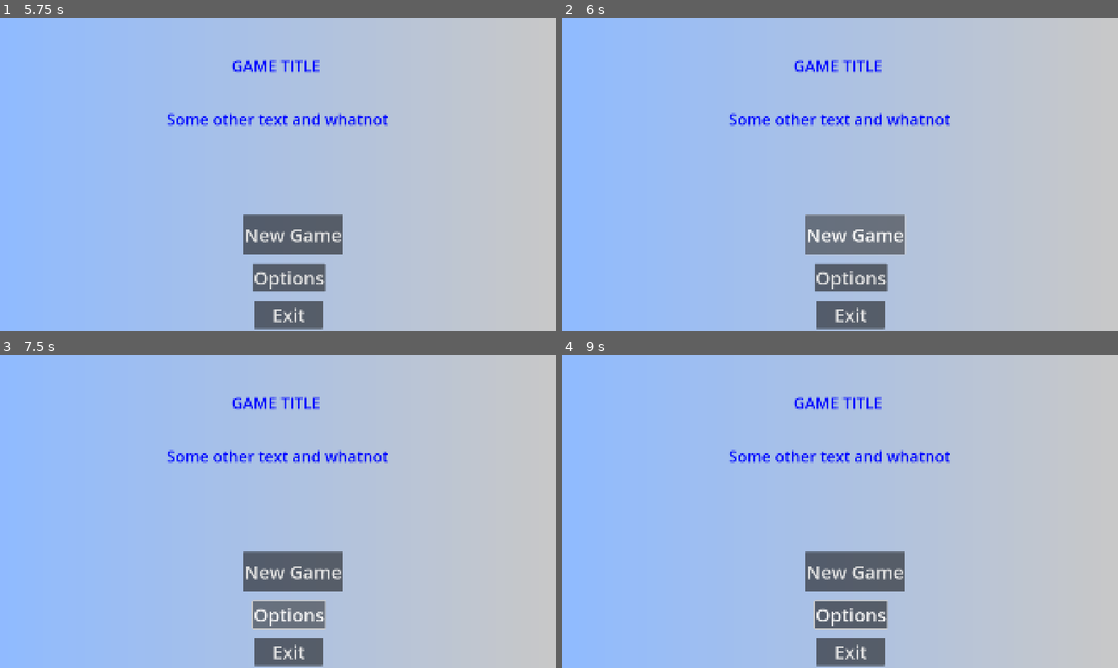
Above: before the commit, frames 1-4 (two rows, left to right).
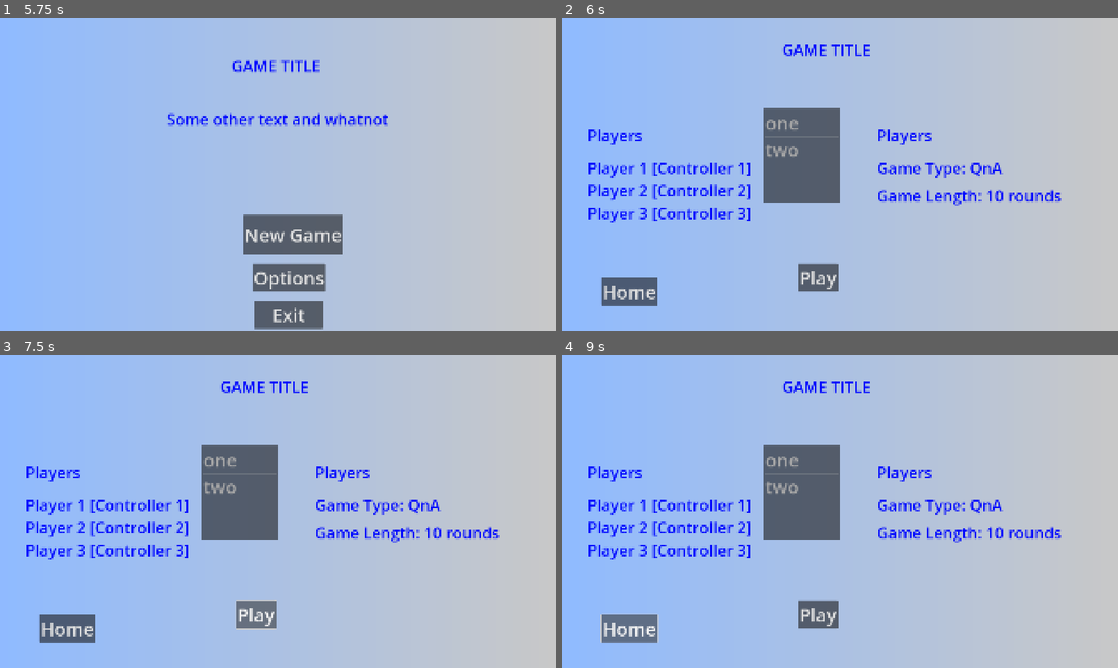
Above: after the commit, the same moments.

Repository: nerraf-dev/nutcase-knockoff
Game: Godot game, scene res://scenes/screens/main.tscn
Two runs of this game, one before a commit and one after it. Both use one fixed random seed, a clock stepped at 60 frames per second and the inputs below.
Inputs (mouse positions are in pixels of both pictures, inside the frame that each line leads up to):
- Up to frame 1 (5.75 s): tap Enter at 0.5, 2, 3.5 s; move the mouse to (400, 158) at 0.52 s; click (400, 158) at 0.67 s; tap Space at 0.77, 1.25, 1.52, 2.75, 3.02, 3.77, 4.25, 4.52 s; move the mouse to (166, 190) at 1.27 s; click (166, 190) at 1.42 s; move the mouse to (333, 105) at 2.02 s; click (333, 105) at 2.17 s; move the mouse to (250, 237) at 2.77 s; click (250, 237) at 2.92 s; move the mouse to (444, 221) at 3.52 s; click (444, 221) at 3.67 s; move the mouse to (111, 127) at 4.27 s; click (111, 127) at 4.42 s; move the mouse to (305, 174) at 5.02 s; click (305, 174) at 5.17 s
- Up to frame 2 (6 s): click "New Game" at 5.75 s
- Up to frame 3 (7.5 s): click (294, 570) at 6.5 s, where only the run before the commit has a clickable "New Game"; click (255, 614) at 7.25 s, where only the run after the commit has a clickable "Play"
- Up to frame 4 (9 s): click (817, 614) at 8 s, where only the run after the commit has a clickable "Play"; click (628, 627) at 8.75 s, where only the run after the commit has a clickable "Home"

Frame 1 is identical in both runs. In frame 2, 14% of the frame differs, in the area x 4-90%, y 8-100%; in frame 3, 14%; in frame 4, 14%.

Commit message:
Refactor game initialization and scene management; add ItemList to GameInit and cleanup current scene logic

Diff:
--- a/nutcase-knockoff/scenes/screens/game_init.gd
+++ b/nutcase-knockoff/scenes/screens/game_init.gd
@@ -1 +1,23 @@
 extends Node2D
+
+signal game_init_complete
+
+func _ready() -> void:
+    print("GameInit scene ready")
+    # The screen lets the player pick the number of players and what type of game.
+    #  For now,
+    #   - 3 players
+    #   - Q n A type game
+    #   - 10 rounds
+
+    # Values will coem from selectors on the UI
+
+    game_init_complete.emit()
+
+func _initialize_players() -> void:
+    PlayerManager.add_player("Alice")
+    PlayerManager.add_player("Bob")
+    PlayerManager.add_player("Charlie")
+    print("Players initialized: ")
+    for player in PlayerManager.players:
+        print("- %s (ID: %s)" % [player.name, player.id])
--- a/nutcase-knockoff/scenes/screens/game_init.tscn
+++ b/nutcase-knockoff/scenes/screens/game_init.tscn
@@ -21,6 +21,19 @@
 offset_bottom = 1080.0
 texture = SubResource("GradientTexture2D_0jira")
 
+[node name="ItemList" type="ItemList" parent="."]
+offset_left = 696.0
+offset_top = 312.0
+offset_right = 960.0
+offset_bottom = 640.0
+theme_override_font_sizes/font_size = 64
+allow_reselect = true
+auto_width = true
+auto_height = true
+item_count = 2
+item_0/text = "one"
+item_1/text = "two"
+
 [node name="Title" type="Label" parent="."]
 offset_left = 760.0
 offset_top = 72.0
@@ -36,7 +49,7 @@
 offset_bottom = 40.0
 
 [node name="Players" type="Label" parent="Container"]
-layout_mode = 2
+layout_mode = 0
 offset_left = 88.0
 offset_top = 368.0
 offset_right = 404.0
@@ -45,7 +58,7 @@
 label_settings = SubResource("LabelSettings_nhm8p")
 
 [node name="GridContainer" type="GridContainer" parent="Container"]
-layout_mode = 2
+layout_mode = 0
 offset_left = 88.0
 offset_top = 480.0
 offset_right = 277.0
@@ -61,6 +74,11 @@
 text = "Player 2 [Controller 2]"
 label_settings = SubResource("LabelSettings_nhm8p")
 
+[node name="PlayerRow3" type="Label" parent="Container/GridContainer"]
+layout_mode = 2
+text = "Player 3 [Controller 3]"
+label_settings = SubResource("LabelSettings_nhm8p")
+
 [node name="Control" type="Control" parent="."]
 layout_mode = 3
 anchors_preset = 0
@@ -68,7 +86,7 @@
 offset_bottom = 40.0
 
 [node name="GameSettings" type="Label" parent="Control"]
-layout_mode = 2
+layout_mode = 0
 offset_left = 1088.0
 offset_top = 368.0
 offset_right = 1404.0
@@ -77,7 +95,7 @@
 label_settings = SubResource("LabelSettings_nhm8p")
 
 [node name="GameType" type="Label" parent="Control"]
-layout_mode = 2
+layout_mode = 0
 offset_left = 1088.0
 offset_top = 480.0
 offset_right = 1404.0
@@ -86,7 +104,7 @@
 label_settings = SubResource("LabelSettings_nhm8p")
 
 [node name="GameLength" type="Label" parent="Control"]
-layout_mode = 2
+layout_mode = 0
 offset_left = 1088.0
 offset_top = 576.0
 offset_right = 1725.0
--- a/nutcase-knockoff/scenes/screens/main.gd
+++ b/nutcase-knockoff/scenes/screens/main.gd
@@ -35,9 +35,10 @@
 
 func _on_splash_complete() -> void:
 	print("Splash screen complete, loading GameHome")
-	scene_container.get_child(0).queue_free()
+	cleanup_current_scene()
 	load_game_home()
 
+# LOAD GAME HOME
 func load_game_home() -> void:
 	var home_scene = preload("res://scenes/screens/game_home.tscn")
 	var home_instance = home_scene.instantiate()
@@ -46,3 +47,17 @@
 
 func _on_new_game() -> void:
 	print("New game started, loading Game Init (setup)")
+	cleanup_current_scene()
+	load_game_init()
+
+# LOAD GAME INIT
+func load_game_init() -> void:
+	var init_scene = preload("res://scenes/screens/game_init.tscn")
+	var init_instance = init_scene.instantiate()
+	scene_container.add_child(init_instance)
+
+
+# Cleanup current scene
+func cleanup_current_scene() -> void:
+	if scene_container.get_child_count() > 0:
+		scene_container.get_child(0).queue_free()
